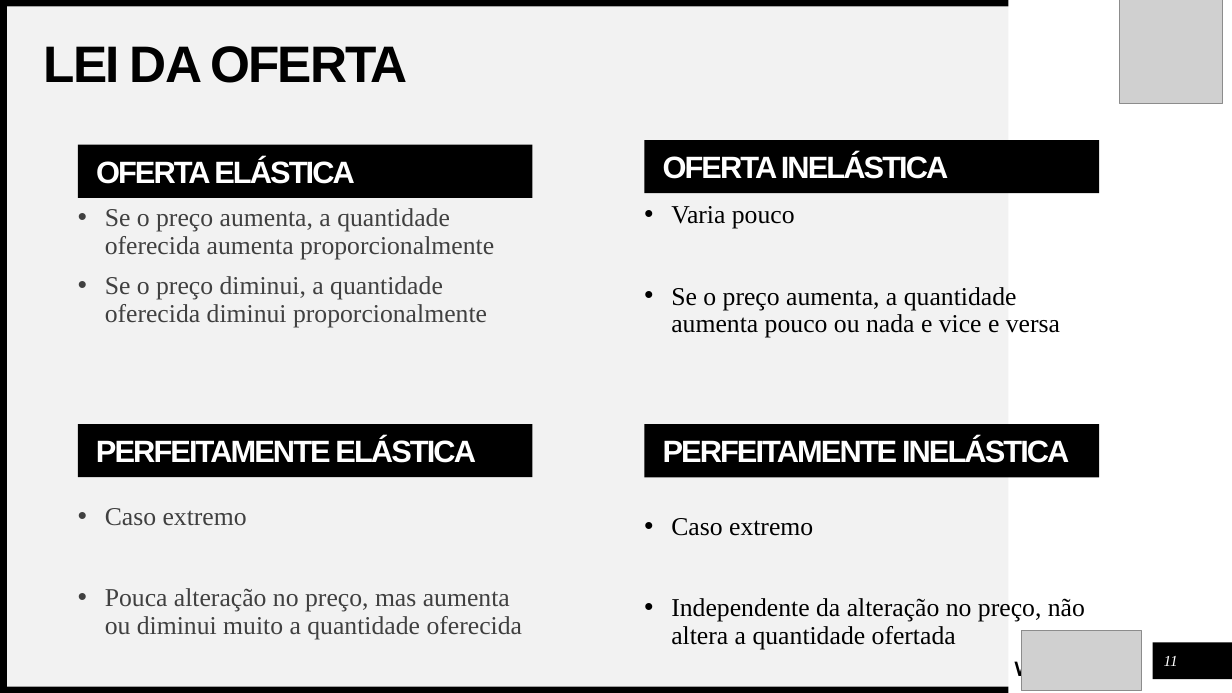
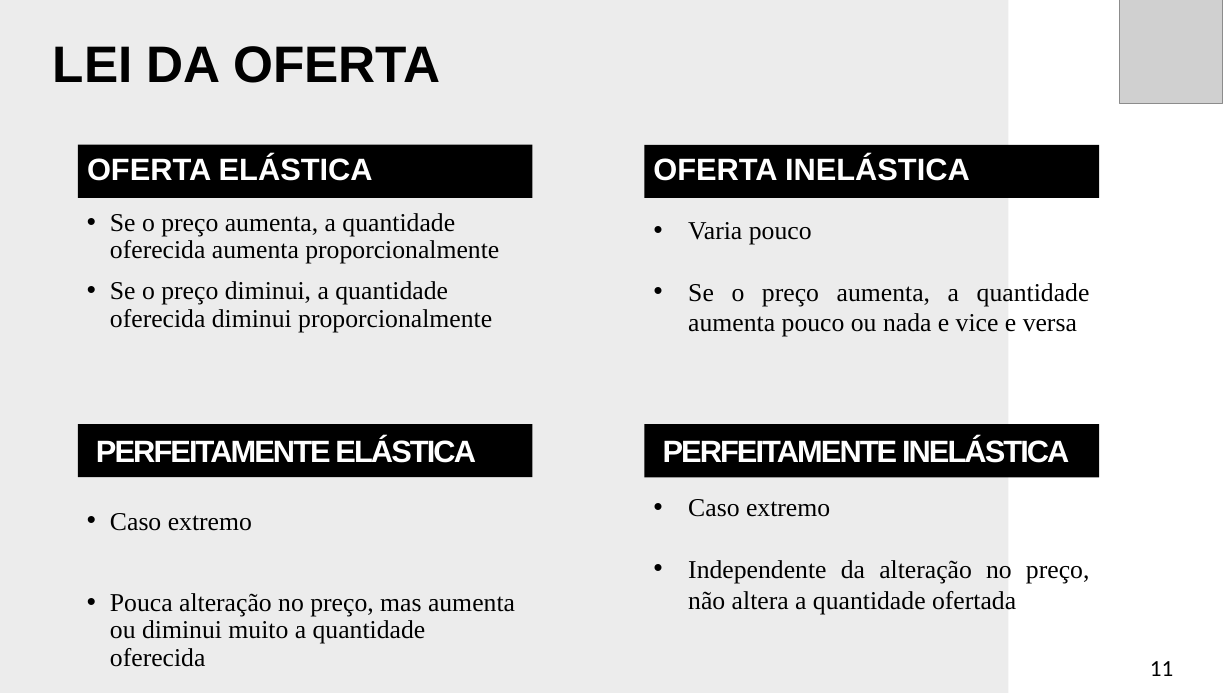
Before and after one commit to LuizMartendal/bcc-furb, a slide deck: slide 11 of 3° semestre/Fundamentos da Economia/Seminário/LEI DA OFERTA.pptx. Drawn at 1232x693 pixels with LibreOffice and Linux fonts; fonts in the diff are those of the drawing; grey boxes stand for pictures. Boxes give left, top, right and bottom in pixels: in the first picture for what was removed or moved away, otherwise in the second. Text is boxed around its words. In the diff, an @@ line names an element or a change of style, - is before the commit and + after.

```diff
--- a/3° semestre/Fundamentos da Economia/Seminário/LEI DA OFERTA.pptx
+++ b/3° semestre/Fundamentos da Economia/Seminário/LEI DA OFERTA.pptx
@@ rectangle removed at box(0, 0, 1008, 6) @@
@@ rectangle removed at box(0, 3, 8, 693) @@
@@ rectangle added at box(0, 0, 1008, 693), fill #ECECEC @@
@@ rectangle removed at box(7, 6, 1009, 687) @@
@@ title "LEI DA OFERTA" at box(53, 46, 440, 83): letter spacing -1.5 to 0 pt @@
@@ rectangle "OFERTA ELÁSTICA" at box(78, 145, 532, 199): letter spacing -1.5 to 0 pt; line spacing 0.9 to 1; vertical alignment middle to top; text to rectangle @@
@@ rectangle "OFERTA INELÁSTICA" at box(644, 145, 1099, 198): letter spacing -1.5 to 0 pt; line spacing 0.9 to 1; vertical alignment middle to top; text to rectangle @@
@@ rectangle "OFERTA INELÁSTICA": place and size @@
-rectangle "OFERTA INELÁSTICA" at box(644, 140, 1099, 193)
+rectangle "OFERTA INELÁSTICA" at box(644, 145, 1099, 198)
@@ text "Varia pouco": place and size @@
-text "Varia pouco" at box(671, 206, 1085, 650)
+text "Varia pouco" at box(688, 222, 1090, 614)
@@ text "Varia pouco" at box(688, 222, 1090, 614): alignment left to justified; indent changed; line spacing 0.9 to 1; less space between paragraphs; vertical alignment top to middle @@
@@ text "Se o preço aumenta, a ..." at box(110, 213, 515, 667): text colour #404040 to #000000; indent changed @@
@@ text removed at box(1014, 641, 1143, 682) @@
-BANCO WOODGROVE
@@ picture removed at box(1021, 630, 1141, 690) @@
@@ page number: place and size @@
-page number at box(1164, 656, 1178, 666)
+page number at box(1150, 661, 1173, 676)
@@ page number at box(1150, 661, 1173, 676): size 12 to 18 pt, font Times New Roman to Calibri, text colour #FFFFFF to #000000, italic off; alignment centre to left; vertical alignment middle to top @@
@@ rectangle removed at box(1153, 642, 1232, 679) @@
@@ rectangle removed at box(0, 687, 1008, 693) @@
```
Also in this commit, not shown: 10 other slides changed, 1 slide added, 1 slide removed, 7 other files.
